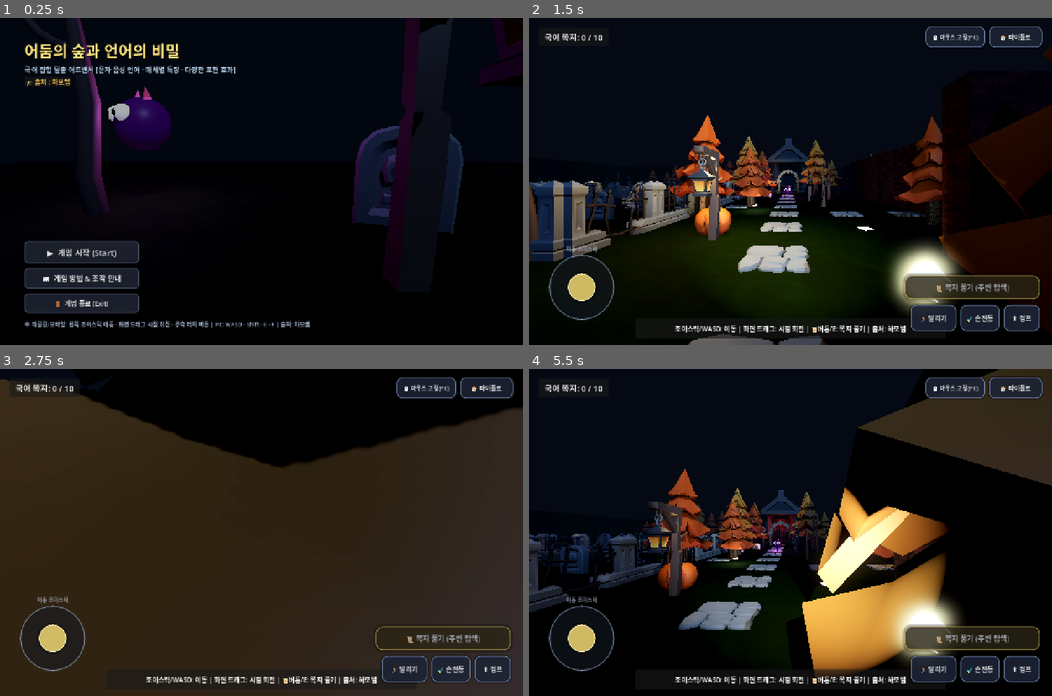
Above: before the commit, frames 1-4 (two rows, left to right).
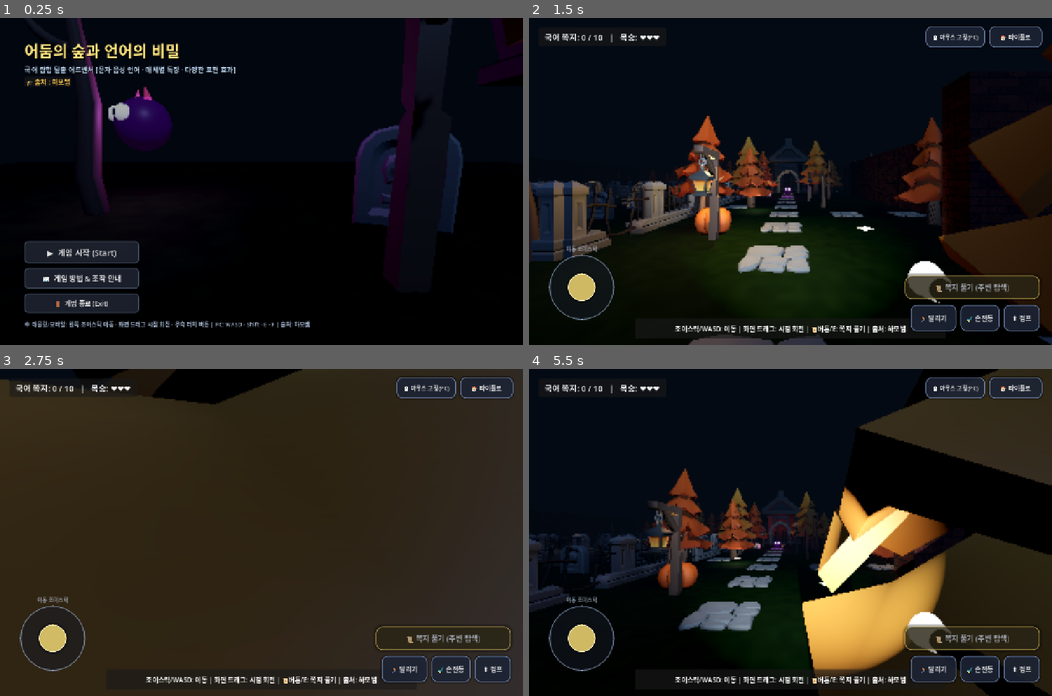
Above: after the commit, the same moments.

Repository: hamosam/five-2web
Game: Godot game, scene res://title_screen.tscn
The game is run twice, just before and just after one commit, with the same random seed, the same clock (stepped at 60 frames per second) and the same inputs. Sound files missing from this copy of the repository are replaced by a short silence.
Inputs (mouse positions are in pixels of both pictures, inside the frame that each line leads up to):
- Up to frame 1 (0.25 s): no input
- Up to frame 2 (1.5 s): click "▶ 게임 시작 (Start)" at 0.5 s; tap Enter at 1.25 s; move the mouse to (905, 165) at 1.27 s; hold D (move_right) from 1.28 s (still down); tap Space (jump) at 1.35 s; click (905, 165) at 1.42 s
- Up to frame 3 (2.75 s): tap Space (jump) at 1.52, 1.82 s; release D (move_right) at 2 s; drag from (156, 548) to (235, 597) at 2.02 s
- Up to frame 4 (5.5 s): click "🖱️ 마우스 고정(PC)" at 2.75 s; click "🏠 타이틀로" at 3.5 s; click "▶ 게임 시작 (Start)" at 4.25 s; move the mouse to (842, 460) at 5.02 s; hold D (move_right) from 5.03 s (still down); hold Shift (sprint) from 5.03 s (still down); tap Space (jump) at 5.3 s

The runs differ from the first frame. In frame 1, 0.4% of the frame differs, in the area x 15-100%, y 0-67%; in frame 2, 9.1%; in frame 3, 14%, in the area x 1-100%, y 0-30%; in frame 4, 13%.

Commit message:
추가

Diff:
--- a/game_manager.gd
+++ b/game_manager.gd
@@ -1,8 +1,11 @@
 extends Node
 
 @export var total_notes: int = 10
+@export var max_lives: int = 3
 
 var collected_notes: int = 0
+var lives: int = 3
+var hit_cooldown: float = 0.0
 var is_game_over: bool = false
 var is_game_won: bool = false
 var is_solving_quiz: bool = false
@@ -43,6 +46,8 @@
 
 func _ready() -> void:
 	collected_notes = 0
+	lives = max_lives
+	hit_cooldown = 0.0
 	is_game_over = false
 	is_game_won = false
 	is_solving_quiz = false
@@ -200,6 +205,9 @@
 func _process(delta: float) -> void:
 	if is_game_over or is_game_won:
 		return
+
+	if hit_cooldown > 0.0:
+		hit_cooldown -= delta
 
 	# 쪽지 메시지 표시 타이머
 	if msg_timer > 0.0:
@@ -429,7 +437,28 @@
 
 func _update_note_ui() -> void:
 	if note_count_label:
-		note_count_label.text = "국어 쪽지: %d / %d" % [collected_notes, total_notes]
+		var hearts: String = "❤️".repeat(max(0, lives)) + "🖤".repeat(max(0, max_lives - lives))
+		note_count_label.text = "국어 쪽지: %d / %d   |   목숨: %s" % [collected_notes, total_notes, hearts]
+
+func on_player_hit() -> void:
+	if is_game_over or is_game_won or hit_cooldown > 0.0:
+		return
+	lives -= 1
+	hit_cooldown = 2.5
+	_update_note_ui()
+
+	if lives <= 0:
+		game_over()
+		return
+
+	if has_method("trigger_glitch_burst"):
+		trigger_glitch_burst(0.85)
+	if jumpscare_player:
+		jumpscare_player.volume_db = -8.0
+		jumpscare_player.play()
+	if message_label:
+		message_label.text = "⚠️ 괴물에게 부딪혔습니다! (남은 목숨: %d개)\n괴물이 잠시 안개 속으로 물러납니다!" % lives
+		msg_timer = 3.5
 
 func game_over() -> void:
 	if is_game_won:
@@ -447,6 +476,7 @@
 	if heartbeat_player:
 		heartbeat_player.stop()
 	if jumpscare_player:
+		jumpscare_player.volume_db = 0.0
 		jumpscare_player.play()
 
 	if game_over_panel:
--- a/grass_ground.gdshader
+++ b/grass_ground.gdshader
@@ -32,7 +32,7 @@
 float fbm(vec2 p) {
 	float v = 0.0;
 	float a = 0.5;
-	for (int i = 0; i < 4; i++) {
+	for (int i = 0; i < 2; i++) {
 		v += a * noise(p);
 		p *= 2.1;
 		a *= 0.5;
@@ -45,16 +45,15 @@
 
 	// 큰 스케일 군락 노이즈
 	float n_macro = fbm(uv * 0.12);
-	// 중간 잔디 패치
-	float n_mid = fbm(uv * 0.8);
-	// 미세 잔디 질감
-	float n_micro = fbm(uv * 3.5);
+	// 중간·미세 잔디 질감 (가벼운 단일 노이즈)
+	float n_mid = noise(uv * 0.8);
+	float n_micro = noise(uv * 3.5);
 
 	vec3 base_grass = mix(grass_color_dark, grass_color_mid, n_micro * 0.8 + n_mid * 0.2);
 	vec3 patch_grass = mix(base_grass, grass_color_dry, n_macro);
 
 	// 간간이 보이는 어두운 흙 패치
-	float dirt_patch = smoothstep(0.68, 0.85, fbm(uv * 0.25 + 5.0));
+	float dirt_patch = smoothstep(0.68, 0.85, noise(uv * 0.25 + 5.0));
 	vec3 final_color = mix(patch_grass, soil_color, dirt_patch * 0.6);
 
 	ALBEDO = final_color;
--- a/main.tscn
+++ b/main.tscn
@@ -39,13 +39,13 @@
 ambient_light_color = Color(0.06, 0.08, 0.12, 1)
 ambient_light_energy = 0.45
 tonemap_mode = 2
-glow_enabled = true
+glow_enabled = false
 glow_intensity = 0.8
 fog_enabled = true
 fog_light_color = Color(0.05, 0.07, 0.1, 1)
 fog_light_energy = 0.7
-fog_density = 0.018
-volumetric_fog_enabled = true
+fog_density = 0.032
+volumetric_fog_enabled = false
 volumetric_fog_density = 0.035
 volumetric_fog_albedo = Color(0.18, 0.22, 0.28, 1)
 volumetric_fog_emission = Color(0.01, 0.015, 0.025, 1)
@@ -81,7 +81,7 @@
 transform = Transform3D(0.866025, -0.353553, 0.353553, 0, 0.707107, 0.707107, -0.5, -0.612372, 0.612372, 0, 30, 0)
 light_color = Color(0.4, 0.5, 0.7, 1)
 light_energy = 0.38
-shadow_enabled = true
+shadow_enabled = false
 directional_shadow_max_distance = 65.0
 
 [node name="Floor" type="CSGBox3D" parent="." unique_id=319489103]
@@ -303,7 +303,7 @@
 transform = Transform3D(1, 0, 0, 0, 1, 0, 0, 0, 1, 0, 3, -24)
 light_color = Color(1, 0.2, 0.08, 1)
 light_energy = 2.8
-shadow_enabled = true
+shadow_enabled = false
 omni_range = 16.0
 script = ExtResource("flicker")
 
--- a/monster.gd
+++ b/monster.gd
@@ -8,10 +8,10 @@
 }
 
 @export_group("Speeds")
-@export var base_chase_speed: float = 4.6
-@export var max_chase_speed: float = 5.6
-@export var lurk_speed: float = 1.6
-@export var current_chase_speed: float = 4.6
+@export var base_chase_speed: float = 3.2
+@export var max_chase_speed: float = 4.1
+@export var lurk_speed: float = 1.2
+@export var current_chase_speed: float = 3.2
 
 @onready var visuals: Node3D = $Visuals
 @onready var aura_light: OmniLight3D = $AuraLight
@@ -200,11 +200,21 @@
 		gm.trigger_glitch_burst(intensity)
 
 func _catch_player() -> void:
-	caught_player = true
-	velocity = Vector3.ZERO
-	if player:
-		visuals.look_at(player.global_position, Vector3.UP)
-
 	var gm = get_tree().root.get_node_or_null("Main/GameManager")
-	if gm and gm.has_method("game_over"):
-		gm.game_over()
+	if gm and gm.has_method("on_player_hit"):
+		gm.on_player_hit()
+		if gm.is_game_over:
+			caught_player = true
+			velocity = Vector3.ZERO
+			if player:
+				visuals.look_at(player.global_position, Vector3.UP)
+		else:
+			# 목숨이 남았으면 괴물이 스윽 사라져 도망갈 시간을 줌
+			_enter_state(State.FADING)
+	else:
+		caught_player = true
+		velocity = Vector3.ZERO
+		if player:
+			visuals.look_at(player.global_position, Vector3.UP)
+		if gm and gm.has_method("game_over"):
+			gm.game_over()
--- a/project.godot
+++ b/project.godot
@@ -92,3 +92,6 @@
 renderer/rendering_method="gl_compatibility"
 renderer/rendering_method.mobile="gl_compatibility"
 textures/vram_compression/import_etc2_astc=true
+lights_and_shadows/directional_shadow/size=1024
+lights_and_shadows/positional_shadow/atlas_size=1024
+scaling_3d/scale=0.8
